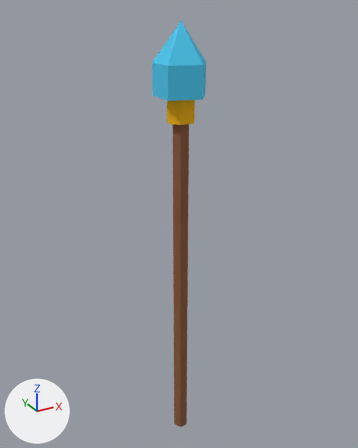
One commit to the glTF model jogos/estrelas3d/modelos/cajado.glb: the scene before it, then after it.
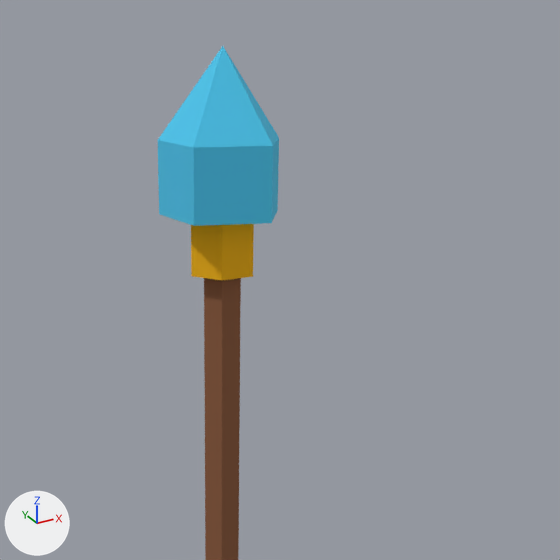
Each version appears first whole from a camera (50 mm lens) standing at (-0.772, -1.391, 1.259) and looking at (0.019, 0.047, 0.54), and next in a close-up on the part from 23% to 93% of the width and 0% to 56% of the height. Lighting does not change. The marker at lower left points along +X, +Y and +Z. The first two pictures are the older version.

Before the edit, the objects in view are built like this:
```python
mat_cajado_2 = principled_material('cajado-2')
mat_cajado_2.base_color = (0.0723, 0.584, 0.871)  # cyan #4cc9f0
mat_cajado_2.roughness = 1.0
me_cajado = bpy.data.meshes.new('cajado')
me_cajado.from_pydata(...)  # 45 vertices, 73 faces; spans x -0.07..0.09, y -0.09..0.09, z -0.35..1.22
# faces by material slot: [24, 24, 25]
me_cajado.materials.append(mat_cajado_0)  # brown #8b5a3c
me_cajado.materials.append(mat_cajado_1)  # yellow #f4b400
me_cajado.materials.append(mat_cajado_2)  # cyan #4cc9f0
ob_cajado = bpy.data.objects.new('cajado', me_cajado)
ob_cajado.location = (0.0, 0.0, 0.0)
```
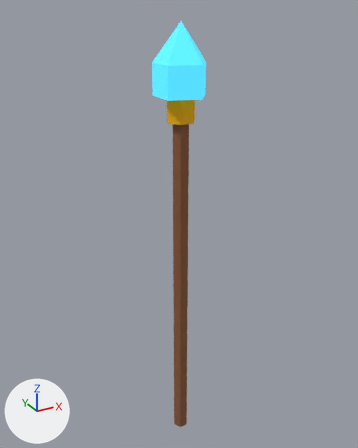
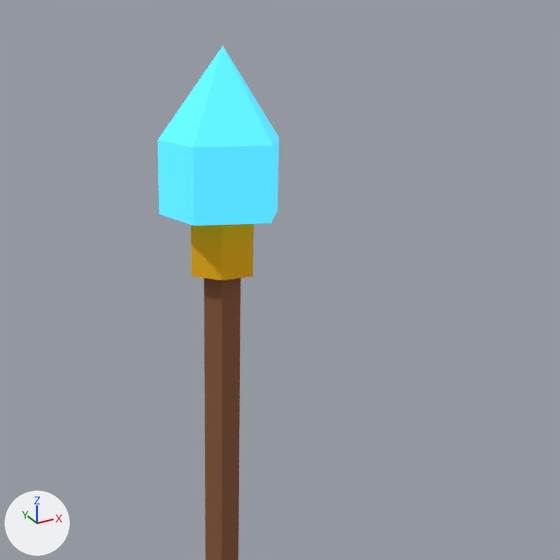
Pixel boxes [x1, y1, x2, y2] of what changed, in the close-ups (560 x 560 px):
'cajado', recoloured, surface changed (lighter)
    both: [158, 46, 279, 245]

What the commit changed:
In material 'cajado-2' (mat_cajado_2), emission_strength is now set to 0.8.
In material 'cajado-2' (mat_cajado_2), emission_color is now set to (0.0723, 0.584, 0.871), cyan #4cc9f0.
